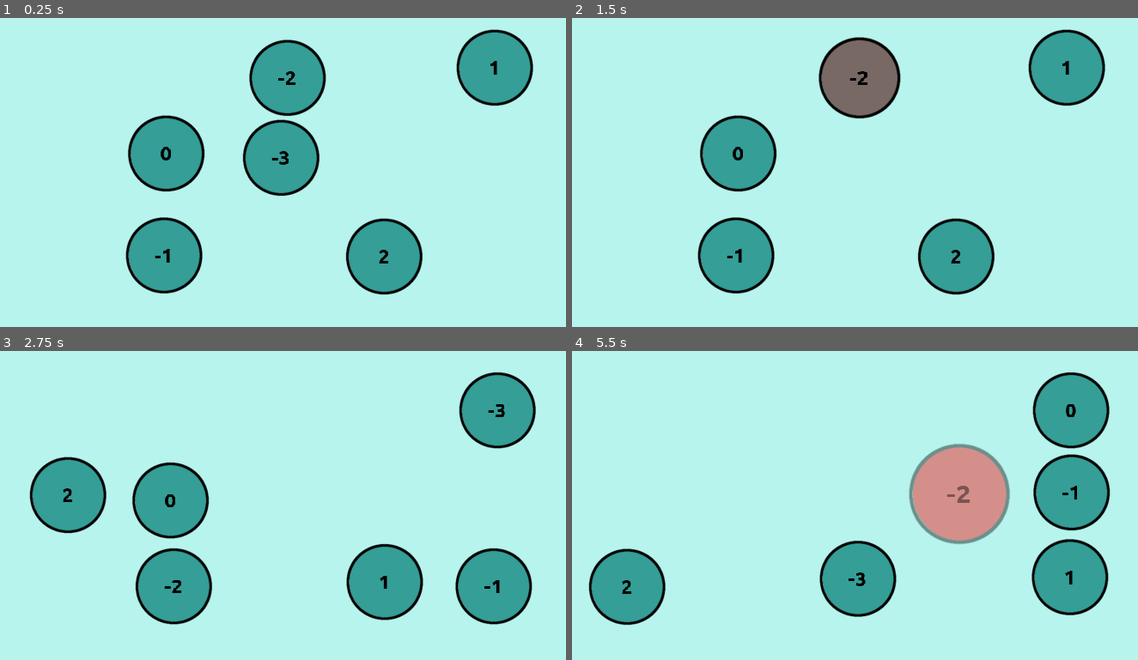
Above: before the commit, frames 1-4 (two rows, left to right).
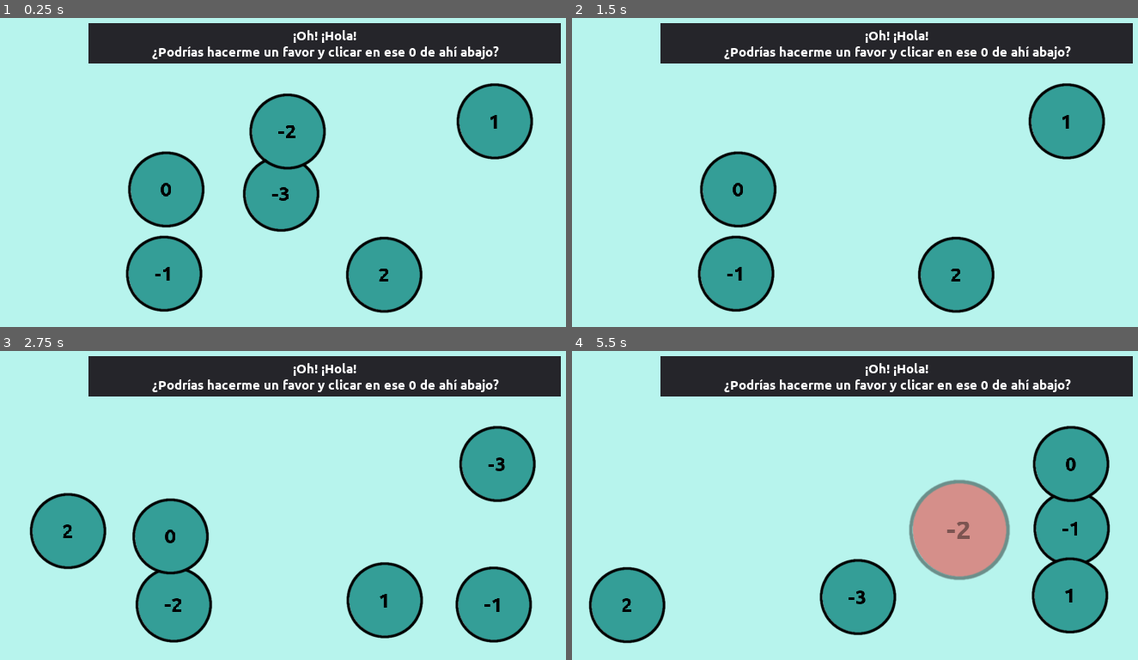
Above: after the commit, the same moments.

Repository: moisesjbc/contando-hasta-100
Game: Godot game, scene res://gameplay/main/main.tscn
The game is run twice, just before and just after one commit, with the same random seed, the same clock (stepped at 60 frames per second) and the same inputs.
Inputs (mouse positions are in pixels of both pictures, inside the frame that each line leads up to):
- Up to frame 1 (0.25 s): no input
- Up to frame 2 (1.5 s): tap Enter at 0.5 s; move the mouse to (855, 157) at 0.52 s; click (855, 157) at 0.67 s; move the mouse to (860, 76) at 1.27 s; click (860, 76) at 1.42 s
- Up to frame 3 (2.75 s): click "Restart game" at 2 s
- Up to frame 4 (5.5 s): tap Space at 2.75 s; move the mouse to (747, 585) at 2.77 s; click (747, 585) at 2.92 s; move the mouse to (1064, 585) at 3.52 s; click (1064, 585) at 3.67 s; click "Restart game" at 4.25 s; tap Enter at 5 s; move the mouse to (962, 493) at 5.02 s; click (962, 493) at 5.17 s

The runs differ from the first frame. In frame 1, 26% of the frame differs, in the area x 15-100%, y 1-96%; in frame 2, 24%; in frame 3, 27%, in the area x 5-100%, y 1-95%; in frame 4, 26%.

Commit message:
Add basic hints (levels 0 and 1)

Diff:
--- a/godot-project/gameplay/balls_manager/balls_manager.tscn
+++ b/godot-project/gameplay/balls_manager/balls_manager.tscn
@@ -10,7 +10,7 @@
 [node name="respawn_region" type="Node2D" parent="."]
 
 [node name="top_left_corner" type="Position2D" parent="respawn_region"]
-position = Vector2( 150, 100 )
+position = Vector2( 150, 200 )
 
 [node name="bottom_right_coner" type="Position2D" parent="respawn_region"]
 position = Vector2( 1170, 599 )
--- /dev/null
+++ b/godot-project/gameplay/gui/hint_panel/hint_panel.gd
@@ -0,0 +1,9 @@
+extends Panel
+
+
+func set_hint(hint):
+	if hint:
+		visible = true
+		$hint_label.text = hint
+	else:
+		visible = false
--- /dev/null
+++ b/godot-project/gameplay/gui/hint_panel/hint_panel.tscn
@@ -0,0 +1,23 @@
+[gd_scene load_steps=4 format=2]
+
+[ext_resource path="res://fonts/Ubuntu-B.ttf" type="DynamicFontData" id=1]
+[ext_resource path="res://gameplay/gui/hint_panel/hint_panel.gd" type="Script" id=2]
+
+[sub_resource type="DynamicFont" id=1]
+size = 25
+font_data = ExtResource( 1 )
+
+[node name="hint_panel" type="Panel"]
+margin_left = 200.0
+margin_top = 10.0
+margin_right = 1080.0
+margin_bottom = 60.0
+rect_min_size = Vector2( 0, 75 )
+script = ExtResource( 2 )
+
+[node name="hint_label" type="Label" parent="."]
+anchor_right = 1.0
+anchor_bottom = 1.0
+custom_fonts/font = SubResource( 1 )
+align = 1
+valign = 1
--- /dev/null
+++ b/godot-project/gameplay/levels_config/levels_config.gd
@@ -0,0 +1,22 @@
+extends Node
+
+const HINT_KEY = "hint"
+
+
+var level_hints = {
+	0: "¡Oh! ¡Hola!\n¿Podrías hacerme un favor y clicar en ese 0 de ahí abajo?",
+	1: "¡Guay, gracias!\n¿Y qué tal con el 1?"
+}
+
+
+var current_level_config = {
+	HINT_KEY: null
+}
+
+
+func get_level_config(current_level_index: int):
+	current_level_config[HINT_KEY] = null
+	if current_level_index in level_hints:
+		current_level_config[HINT_KEY] = level_hints[current_level_index]
+
+	return current_level_config
--- /dev/null
+++ b/godot-project/gameplay/levels_config/levels_config.tscn
@@ -0,0 +1,6 @@
+[gd_scene load_steps=2 format=2]
+
+[ext_resource path="res://gameplay/levels_config/levels_config.gd" type="Script" id=1]
+
+[node name="levels_config" type="Node"]
+script = ExtResource( 1 )
--- a/godot-project/gameplay/main/main.gd
+++ b/godot-project/gameplay/main/main.gd
@@ -1,35 +1,38 @@
 extends Node2D
 
 
-var current_expected_value: int = 0
+var current_level: int = 0
+var current_level_config = {}
 
 
 func _ready():
-	reset()
+	set_level(current_level)
 
 
 func reset():
-	$balls_manager.set_level(current_expected_value)
+	$GUI/margin_container/hint_panel.set_hint(current_level_config[$levels_config.HINT_KEY])
+	$balls_manager.set_level(current_level)
 
 
-func set_level(current_expected_value):
-	self.current_expected_value = current_expected_value
+func set_level(current_level):
+	self.current_level_config = $levels_config.get_level_config(current_level)
+	self.current_level = current_level
 	reset()
 
 
 func next_level():
-	set_level(current_expected_value + 1)
+	set_level(current_level + 1)
 
 
 func _on_balls_manager_number_selected(current_value):
-	if current_expected_value == current_value:
+	if current_level == current_value:
 		if not is_victory():
 			next_level()
 		else:
-			$GUI/center_container/game_over_panel.display(self, current_expected_value)
+			$GUI/center_container/game_over_panel.display(self, current_level)
 	else:
-		$GUI/center_container/game_over_panel.display(self, current_expected_value)
+		$GUI/center_container/game_over_panel.display(self, current_level)
 
 
 func is_victory():
-	return current_expected_value >= 10
+	return current_level >= 10
--- a/godot-project/gameplay/main/main.tscn
+++ b/godot-project/gameplay/main/main.tscn
@@ -1,8 +1,10 @@
-[gd_scene load_steps=4 format=2]
+[gd_scene load_steps=6 format=2]
 
 [ext_resource path="res://gameplay/balls_manager/balls_manager.tscn" type="PackedScene" id=1]
+[ext_resource path="res://gameplay/gui/hint_panel/hint_panel.tscn" type="PackedScene" id=2]
 [ext_resource path="res://gameplay/main/main.gd" type="Script" id=3]
 [ext_resource path="res://gameplay/gui/game_over_panel/game_over_panel.tscn" type="PackedScene" id=4]
+[ext_resource path="res://gameplay/levels_config/levels_config.tscn" type="PackedScene" id=5]
 
 [node name="main" type="Node2D"]
 script = ExtResource( 3 )
@@ -18,4 +20,15 @@
 
 [node name="game_over_panel" parent="GUI/center_container" instance=ExtResource( 4 )]
 
+[node name="margin_container" type="MarginContainer" parent="GUI"]
+anchor_right = 1.0
+custom_constants/margin_right = 200
+custom_constants/margin_top = 10
+custom_constants/margin_left = 200
+
+[node name="hint_panel" parent="GUI/margin_container" instance=ExtResource( 2 )]
+margin_bottom = 85.0
+
+[node name="levels_config" parent="." instance=ExtResource( 5 )]
+
 [connection signal="number_selected" from="balls_manager" to="." method="_on_balls_manager_number_selected"]
